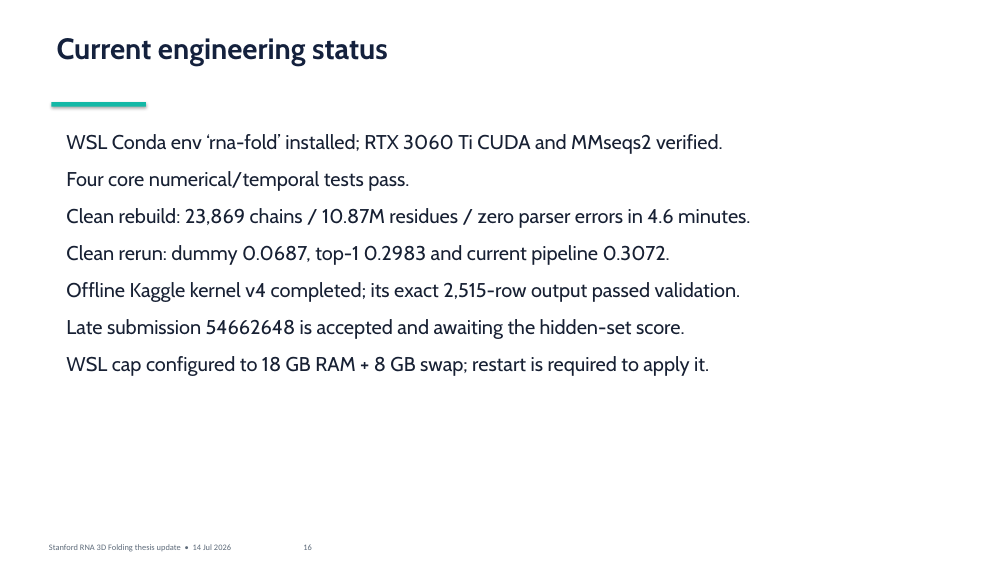
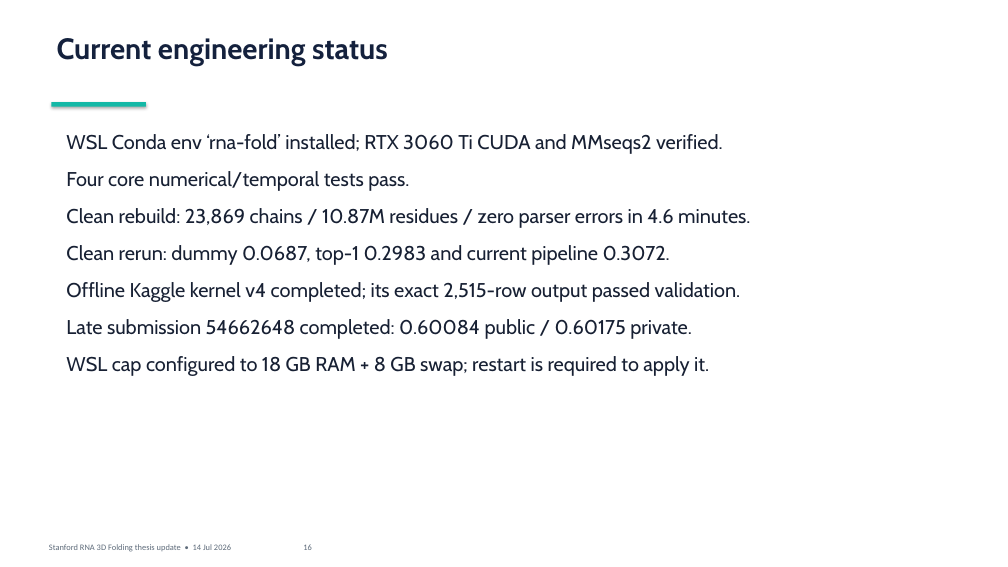
Before and after one commit to datdo15100/StandfordRNA, a slide deck: slide 16 of presentation/2026-07-14-supervisor-update/supervisor_update.pptx. Drawn at 1008x567 pixels with LibreOffice and Linux fonts; fonts in the diff are those of the drawing. Boxes give left, top, right and bottom in pixels: in the first picture for what was removed or moved away, otherwise in the second. Text is boxed around its words. In the diff, an @@ line names an element or a change of style, - is before the commit and + after.

Commit message:
Analyze Kaggle private score and hybrid reference

```diff
--- a/presentation/2026-07-14-supervisor-update/supervisor_update.pptx
+++ b/presentation/2026-07-14-supervisor-update/supervisor_update.pptx
@@ text at (x1=66, y1=319, x2=692, y2=339): text changed @@
-Late submission 54662648 is accepted and awaiting the hidden-set score.
+Late submission 54662648 completed: 0.60084 public / 0.60175 private.
```
Also in this commit, not shown: 3 other slides changed, 8 other files.
